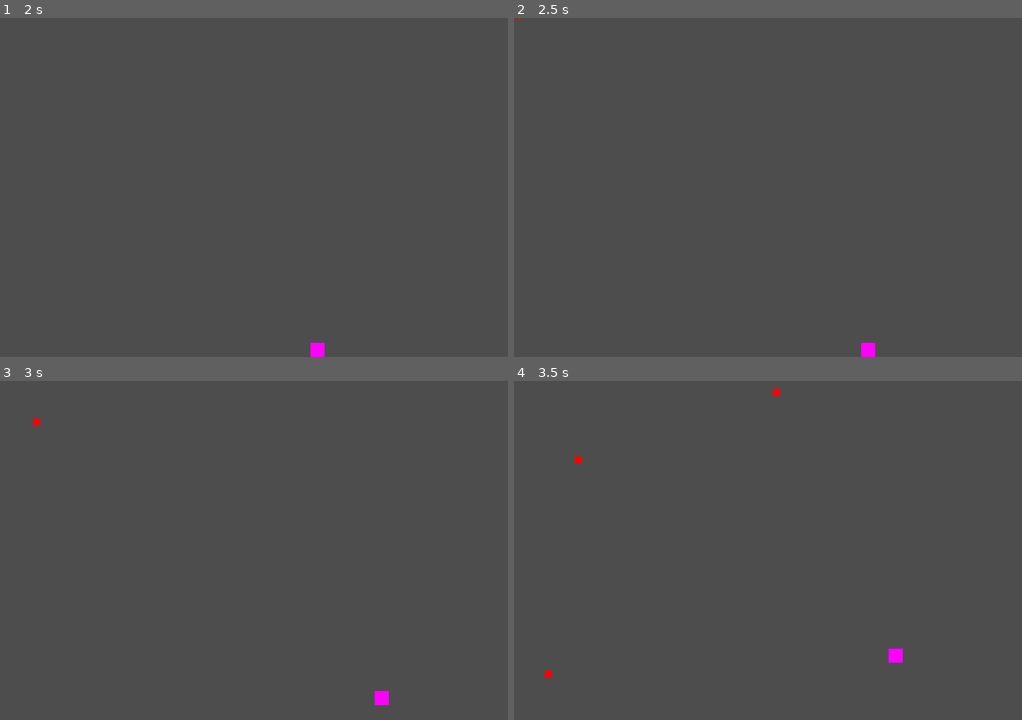
Above: before the commit, frames 1-4 (two rows, left to right).
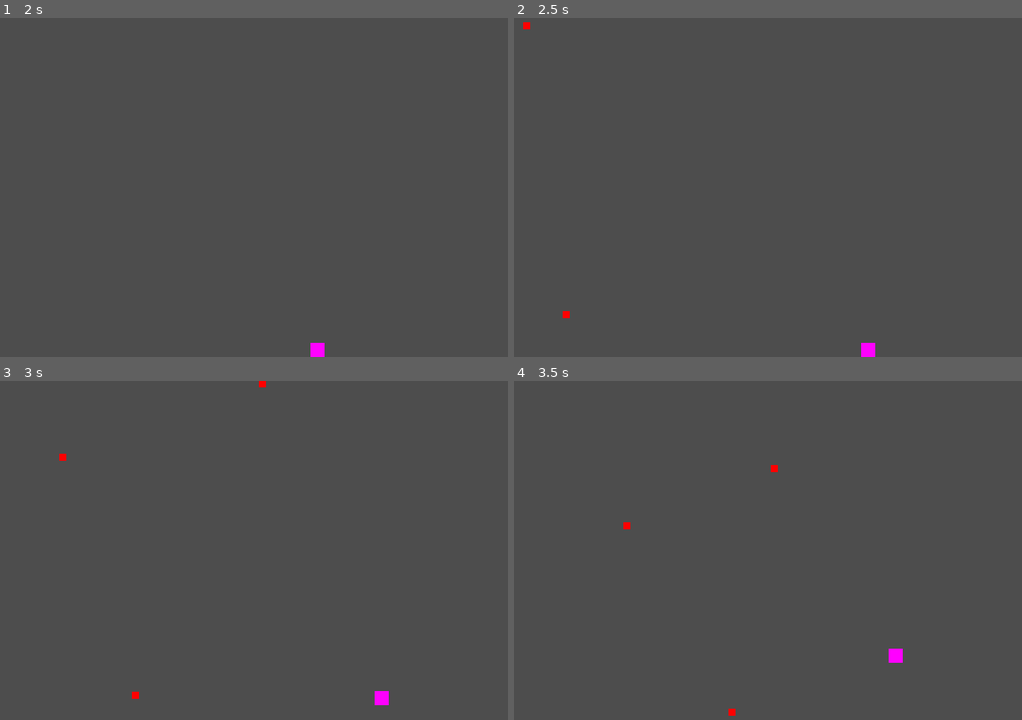
Above: after the commit, the same moments.

Repository: InRe-Dan/MiniJameGam34
Game: Godot game, scene res://Main/main.tscn
Same seed, same stepped clock (60 frames per second), same inputs: the game is played once before the commit and once after it.
Inputs:
- Up to frame 1 (2 s): tap Enter at 0.5 s; hold D (move_right) 0.53-1.28 s; hold S (move_down) from 1.28 s (still down)
- Up to frame 2 (2.5 s): release S (move_down) at 2.03 s; hold D (move_right) from 2.03 s (still down)
- Up to frame 3 (3 s): release D (move_right) at 2.78 s; hold W (move_up) from 2.78 s (still down)
- Up to frame 4 (3.5 s): keep holding W (move_up)

Frame 1 is identical in both runs. In frame 2, less than 0.1% of the frame differs, in the area x 0-11%, y 0-89%; in frame 3, 0.1%; in frame 4, 0.2%, in the area x 6-53%, y 2-99%.

Commit message:
Projectile collisions

Diff:
--- a/Hazard/Hazards/tomato.tscn
+++ b/Hazard/Hazards/tomato.tscn
@@ -4,5 +4,5 @@
 
 [node name="Tomato" instance=ExtResource("1_n2gfx")]
 modulate = Color(1, 0, 0, 1)
-speed = 200.0
-minimum_speed_factor = 0.5
+speed = 240.0
+damage = 10.0
--- a/Hazard/hazard.gd
+++ b/Hazard/hazard.gd
@@ -3,23 +3,25 @@
 ## Hazard class
 
 @export var speed: float
-## Minimum speed in relation to speed (ex. 0.5 means this hazard will not move slower than half its starting speed)
-@export var minimum_speed_factor: float
+@export var damage: float
 
 var velocity: Vector2 = Vector2.ZERO
 var direction: Vector2 = Vector2.ZERO
-var minimum_velocity: Vector2 = Vector2.ZERO
 
 
-# Called when the node enters the scene tree for the first time.
+## Called when the node enters the scene tree for the first time.
 func _ready() -> void:
 	direction = position.direction_to(Globals.stage_center)
-	minimum_velocity = direction * speed * minimum_speed_factor
 	velocity = direction * speed
 
 
-# Called every frame. 'delta' is the elapsed time since the previous frame.
+## Called every frame. 'delta' is the elapsed time since the previous frame.
 func _physics_process(delta: float) -> void:
-	velocity = velocity.lerp(minimum_velocity, delta)
+	position += velocity * delta
 
-	position += velocity * delta
+
+## Collided with player
+func _on_body_entered(body: Node2D) -> void:
+	if not body is Player: return
+
+	(body as Player).hit()
--- a/Hazard/hazard.tscn
+++ b/Hazard/hazard.tscn
@@ -9,10 +9,16 @@
 radius = 5.0
 
 [node name="Hazard" type="Area2D"]
+collision_layer = 4
+monitorable = false
 script = ExtResource("1_rvm33")
+speed = null
+minimum_speed_factor = null
 
 [node name="Sprite2D" type="Sprite2D" parent="."]
 texture = SubResource("PlaceholderTexture2D_thfl7")
 
 [node name="CollisionShape2D" type="CollisionShape2D" parent="."]
 shape = SubResource("CircleShape2D_r4v8d")
+
+[connection signal="body_entered" from="." to="." method="_on_body_entered"]
--- a/Main/main.tscn
+++ b/Main/main.tscn
@@ -7,6 +7,7 @@
 size = Vector2(720, 24)
 
 [node name="Main" type="Node2D"]
+texture_filter = 1
 script = ExtResource("1_5t87c")
 
 [node name="Player" parent="." instance=ExtResource("1_bg8e3")]
@@ -27,3 +28,33 @@
 shape = SubResource("RectangleShape2D_o8aus")
 
 [node name="Hazards" type="Node2D" parent="."]
+
+[node name="Control" type="Control" parent="."]
+layout_mode = 3
+anchors_preset = 15
+anchor_right = 1.0
+anchor_bottom = 1.0
+offset_right = 720.0
+offset_bottom = 480.0
+grow_horizontal = 2
+grow_vertical = 2
+
+[node name="ApprovalRating" type="TextureProgressBar" parent="Control"]
+custom_minimum_size = Vector2(288, 48)
+layout_mode = 1
+anchors_preset = 5
+anchor_left = 0.5
+anchor_right = 0.5
+offset_left = -144.0
+offset_top = 16.0
+offset_right = 144.0
+offset_bottom = 64.0
+grow_horizontal = 2
+fill_mode = 1
+nine_patch_stretch = true
+stretch_margin_left = 1
+stretch_margin_top = 1
+stretch_margin_right = 1
+stretch_margin_bottom = 1
+
+[node name="Audience" type="Node2D" parent="."]
--- /dev/null
+++ b/Main/spectator.tscn
@@ -0,0 +1,5 @@
+[gd_scene format=3 uid="uid://bllvgnlk03rvh"]
+
+[node name="Spectator" type="Node2D"]
+
+[node name="Sprite2D" type="Sprite2D" parent="."]
--- a/Player/player.gd
+++ b/Player/player.gd
@@ -21,3 +21,8 @@
 ## Returns the player's input vector
 func get_input_vector() -> Vector2:
 	return Vector2(Input.get_axis("move_left", "move_right"), Input.get_axis("move_up", "move_down")).normalized()
+
+
+## Hits the player with the hazard
+func hit() -> void:
+	pass
--- a/project.godot
+++ b/project.godot
@@ -30,6 +30,7 @@
 [file_customization]
 
 folder_colors={
+"res://Assets/": "gray",
 "res://Hazard/": "red",
 "res://Hazard/Hazards/": "orange",
 "res://Main/": "teal",
@@ -67,3 +68,4 @@
 
 2d_physics/layer_1="Player"
 2d_physics/layer_2="Stage"
+2d_physics/layer_3="Hazard"
Binary file added: Assets/HealthBar/under.png
Not shown, added: Assets/HealthBar/under.png.import
